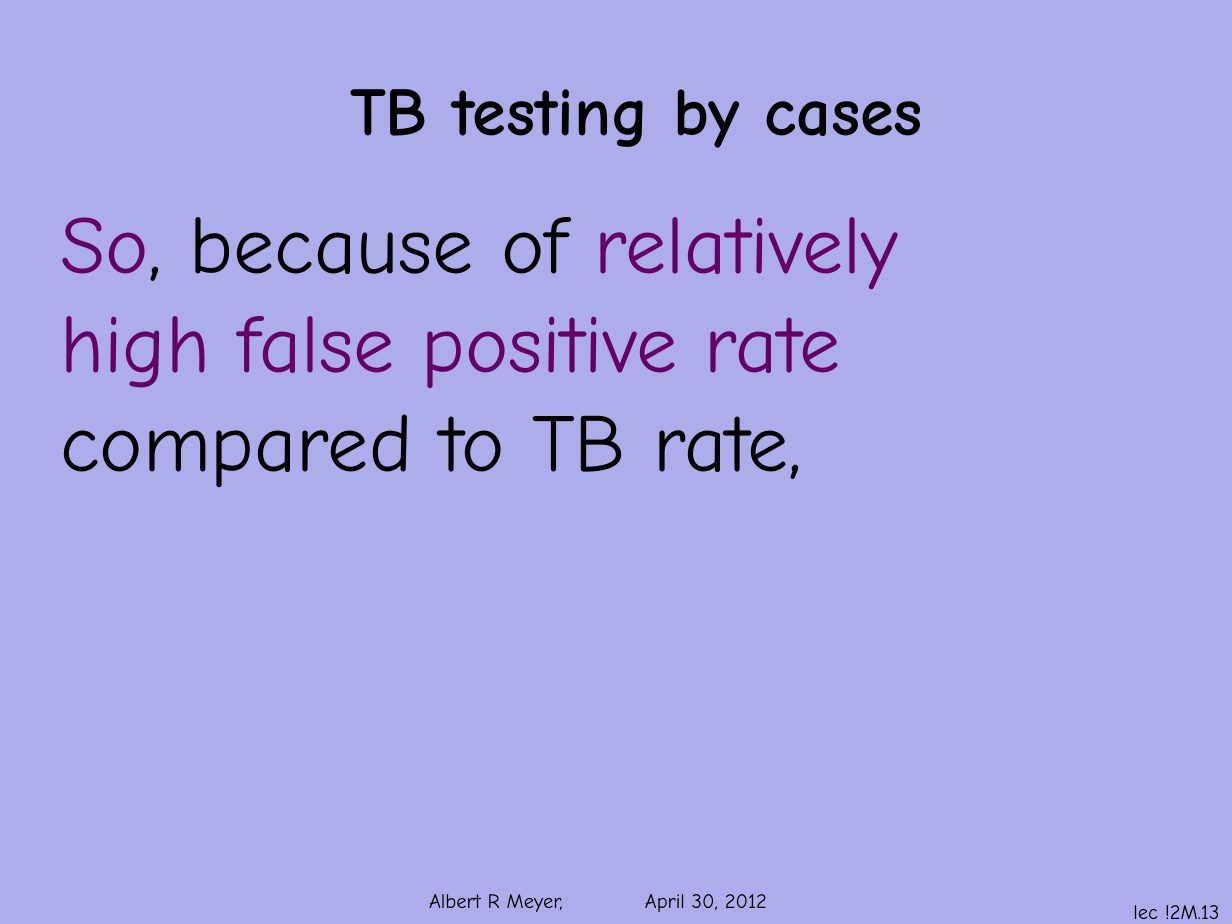
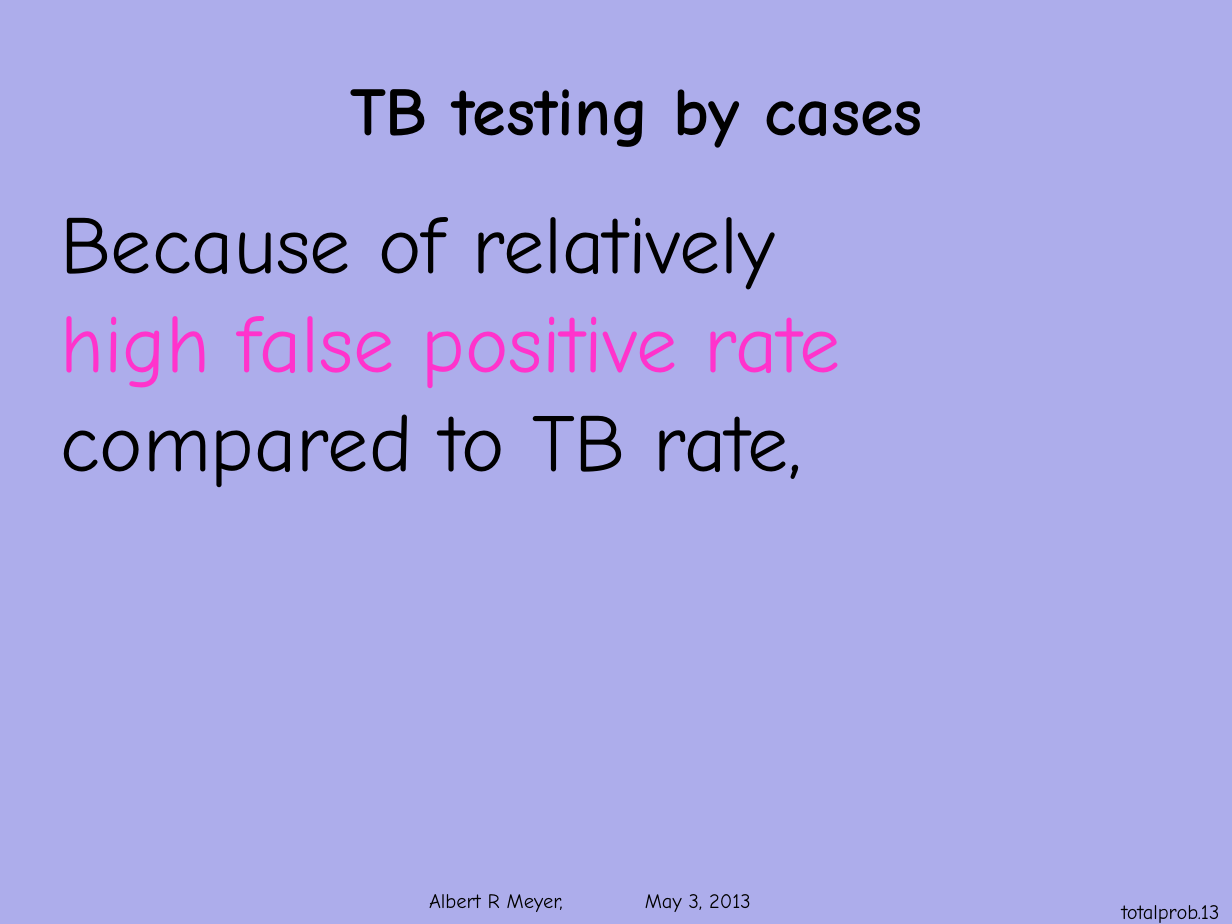
Before and after one commit to armeyer/mcs_web, a slide deck: slide 13 of spring13/slides13/total-probability.pptx. Drawn at 1232x924 pixels with LibreOffice and Linux fonts; fonts in the diff are those of the drawing; background and template pictures are left out. Boxes give left, top, right and bottom in pixels: in the first picture for what was removed or moved away, otherwise in the second. Text is boxed around its words. In the diff, an @@ line names an element or a change of style, - is before the commit and + after.

Commit message:
format total-probability.pptx

```diff
--- a/spring13/slides13/total-probability.pptx
+++ b/spring13/slides13/total-probability.pptx
@@ text at (60,217,775,290): text changed; text colour #660066 to #000000 @@
-So, because of relatively
+Because of relatively
@@ text at (60,316,841,388): text colour #660066 to #FF33CC in "high false positive rate" @@
@@ text at (429,894,751,912): text changed @@
-Albert R Meyer, April 30, 2012
+Albert R Meyer, May 3, 2013
@@ page number at (1122,905,1220,923): text changed @@
-lec !2M.13
+totalprob.13
```
Also in this commit, not shown: 14 other slides changed.
